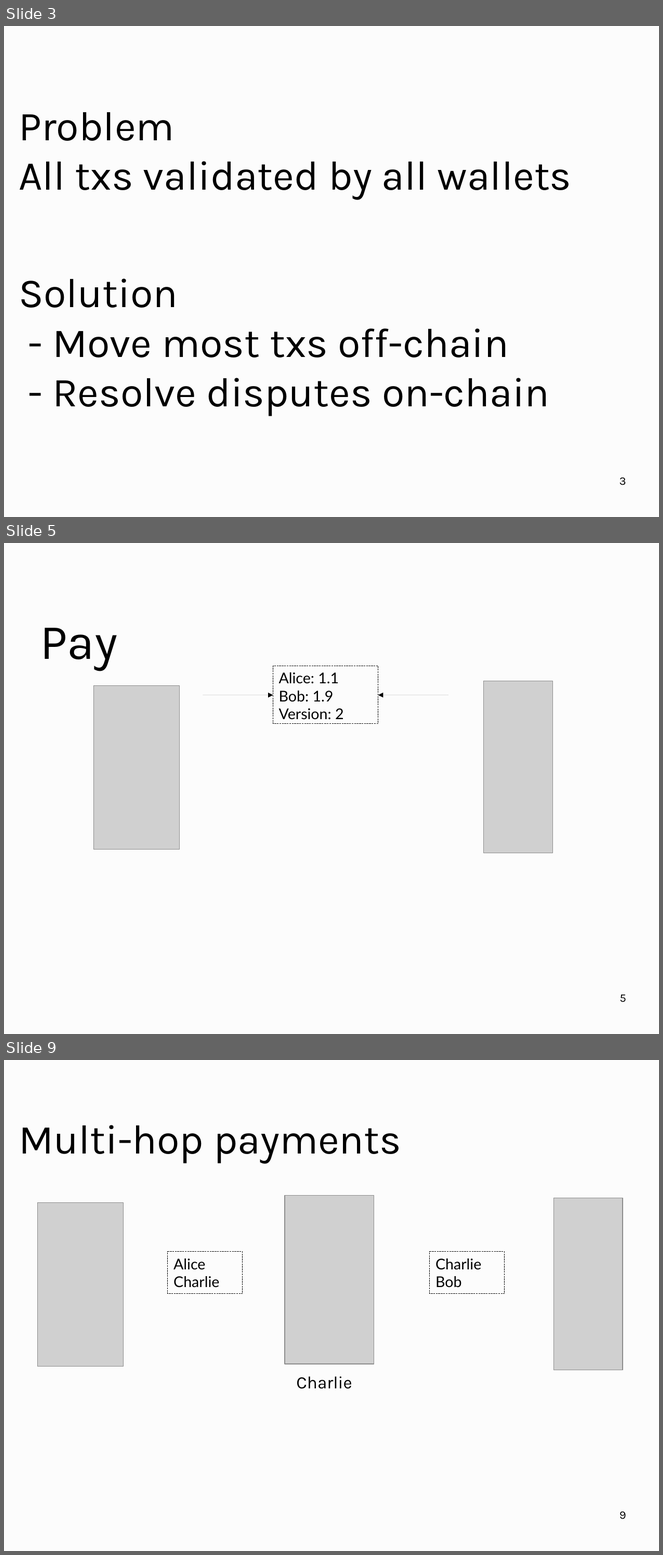
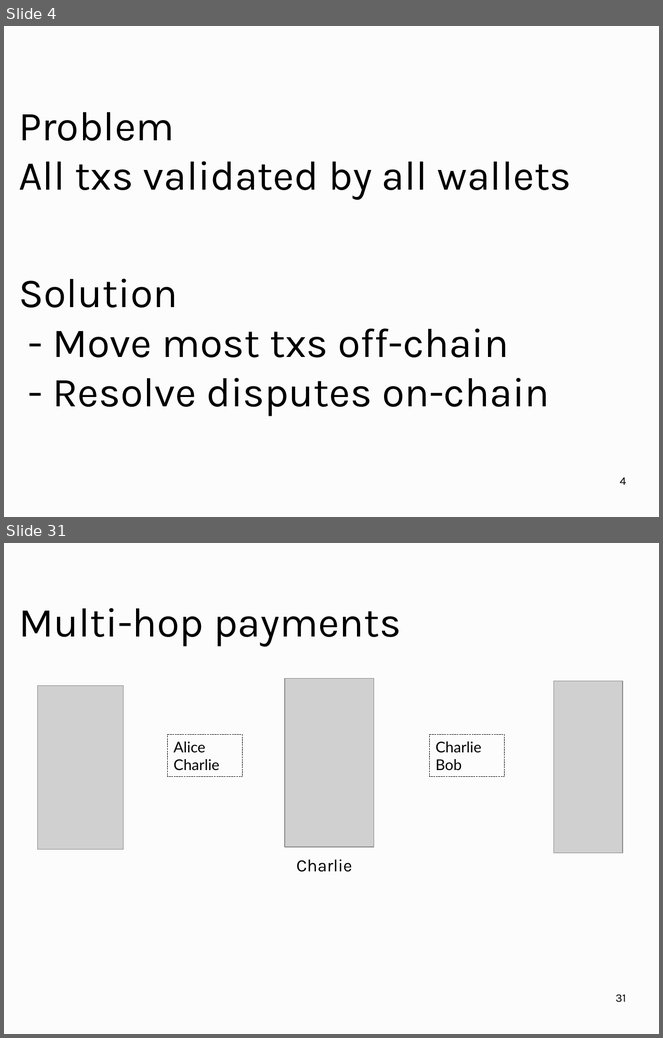
Before and after one commit to OrfeasLitos/PaymentChannels, a slide deck: ln-slides/slides.odp. Shown one above the other, each under a label of ours: slides 3, 5 and 9 before the commit, slides 4 and 31 after it; the slides between them are not shown. The pictures are 663x1555 and 663x1038 pixels, drawn with LibreOffice and Linux fonts; fonts in the diff are those of the drawing; grey boxes stand for pictures. Boxes give left, top, right and bottom in pixels: in the first picture for what was removed or moved away, otherwise in the second. Text is boxed around its words. In the diff, an @@ line names an element or a change of style, - is before the commit and + after.

```diff
--- a/ln-slides/slides.odp
+++ b/ln-slides/slides.odp
@@ slide 5 removed at <box>4,543,659,1034</box>, background #FCFCFC @@
@@ title removed at <box>40,628,117,670</box> @@
-Pay
@@ rectangle removed at <box>273,666,378,724</box> @@
-Alice: 1.1
-Bob: 1.9
-Version: 2
@@ picture removed at <box>484,681,553,853</box> @@
@@ picture removed at <box>94,685,179,850</box> @@
@@ arrow removed from (203, 695) to (273, 695) @@
@@ arrow removed from (449, 695) to (378, 695) @@
@@ page number removed at <box>620,995,626,1003</box> @@
-5
@@ what was slide 3 is now slide 4 @@
@@ page number at <box>620,478,626,485</box>: text changed @@
-3
+4
@@ what was slide 9 is now slide 31 @@
@@ page number at <box>616,994,626,1003</box>: text changed @@
-9
+31
```
Also in this commit, not shown: 2 slides changed, 28 slides added, 4 other slides removed, 1 other file.
